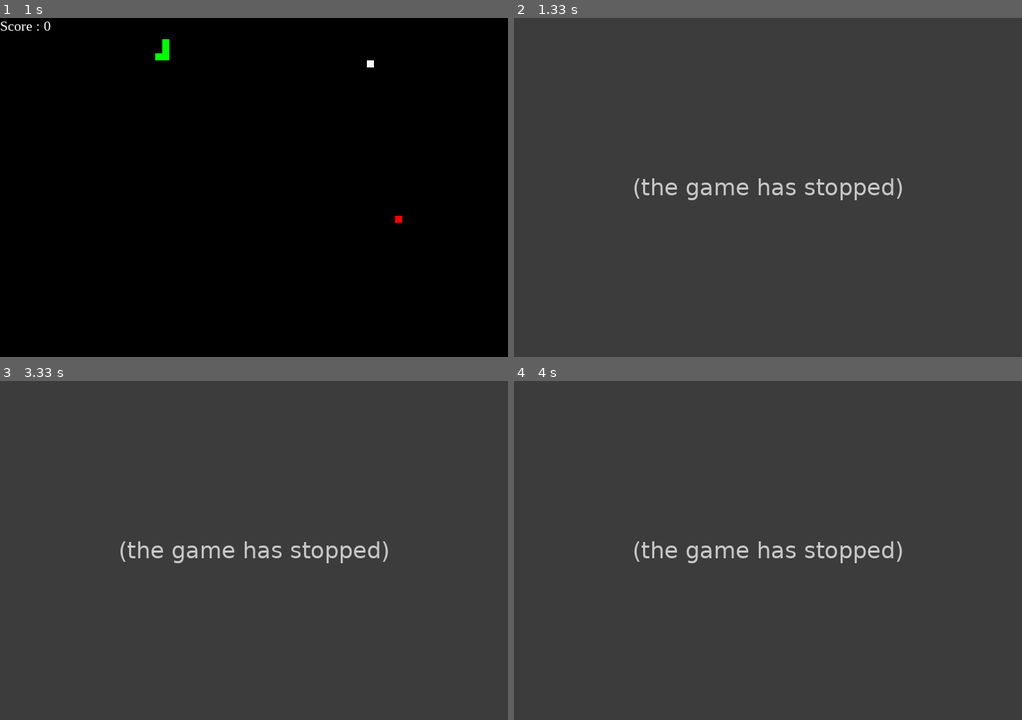
Above: before the commit, frames 1-4 (two rows, left to right).
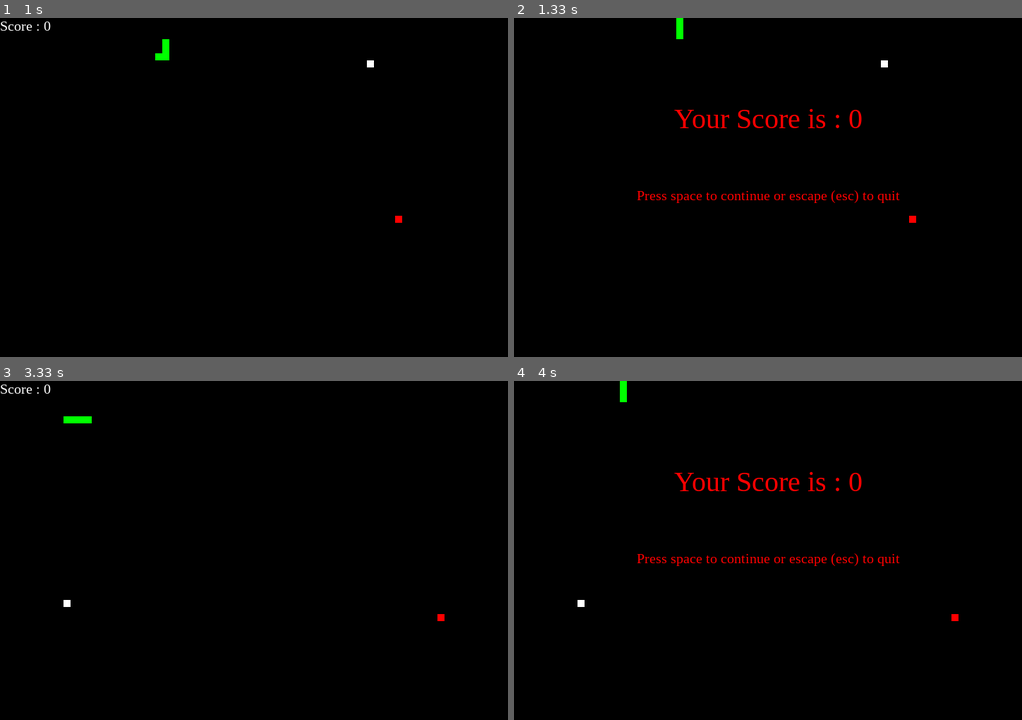
Above: after the commit, the same moments.

Repository: yarroww07/Pygame-based-Snake
Game: pygame game, started from tester.py
Same seed, same stepped clock (60 frames per second), same inputs: the game is played once before the commit and once after it.
Inputs:
- Up to frame 1 (1 s): hold Up from 0.83 s (still down)
- Up to frame 2 (1.33 s): release Up at 1.3 s
- Up to frame 3 (3.33 s): tap Space at 3.17 s
- Up to frame 4 (4 s): hold Up 3.5-3.87 s

Frame 1 is identical in both runs. In frame 2, 100% of the frame differs, in the area x 0-100%, y 0-100%; in frame 3, 100%; in frame 4, 100%.
Before the commit the program exited at 1.2 s; later frames show no game.

Commit message:
menu at end
i set a menu at the end so the player can either keep playing the game or choose to quit it

Diff:
--- a/tester.py
+++ b/tester.py
@@ -3,6 +3,7 @@
 import time
 import random
 
+player_decision_to_continue = False
 
 snake_speed = 15
 
@@ -17,6 +18,7 @@
 green = pygame.Color(0, 255, 0)
 blue = pygame.Color(0, 0, 255)
 
+
 # Initialising pygame
 pygame.init()
 
@@ -27,15 +29,13 @@
 # FPS (frames per second) controller
 fps = pygame.time.Clock()
 
+
 # defining snake default position
 snake_position = [100, 50]
 
 # defining first 4 blocks of snake body
-snake_body = [[100, 50],
-              [90, 50],
-              [80, 50],
-              [70, 50]
-              ]
+snake_body = [[100, 50], [90, 50], [80, 50], [70, 50]]
+
 # fruit position
 fruit_position = [random.randrange(1, (window_x//10)) * 10,
                   random.randrange(1, (window_y//10)) * 10]
@@ -79,41 +79,62 @@
 def game_over():
 
     # creating font object my_font
-    my_font = pygame.font.SysFont('times new roman', 50)
+    my_font = pygame.font.SysFont('times new roman', 40)
+    font = pygame.font.SysFont('times new roman', 20)
 
     # creating a text surface on which text
     # will be drawn
-    game_over_surface = my_font.render(
-        'Your Score is : ' + str(score), True, red)
+
+    if score >=0:
+        game_over_surface = my_font.render(
+            'Your Score is : ' + str(score), True, red)
+        # print the instructions if you want to continue playing
+        menu_instruction = font.render(
+            'Press space to continue or escape (esc) to quit',True, red)
+   #will print zero if score is negative, since score cant be negative
+    else:
+        game_over_surface = my_font.render(
+            'Your Score is : ' + '0', True, red)
+        menu_instruction = font.render(
+            'Press space to continue or escape (esc) to quit', True, red)
 
     # create a rectangular object for the text
     # surface object
     game_over_rect = game_over_surface.get_rect()
+    #creates the menu rectangle so it doesnt overlap the game over score
+    menu_instruction_rect = menu_instruction.get_rect()
 
     # setting position of the text
     game_over_rect.midtop = (window_x/2, window_y/4)
+    #defines how big we want the window to be
+    menu_instruction_rect.midtop= (window_x/2 , window_y/2)
+
 
     # blit will draw the text on screen
     game_window.blit(game_over_surface, game_over_rect)
+    #without this the menu instructions will not be shown
+    game_window.blit(menu_instruction , menu_instruction_rect)
     pygame.display.flip()
 
     # after 2 seconds we will quit the program
-   #time.sleep(2)
-
-    # deactivating pygame library
-   #while running:
-     #for event in pygame.event.get():
-          # if event.type == pygame.KEYDOWN:
-#               if event.key == pygame.K_SPACE:
-         #          running =True
-     #          if event.key == pygame.K_ESCAPE:
-      #             running = False
-         #          pygame.quit()
-
-  #ygame.quit()
-
-    # quit the program
-    quit()
+    time.sleep(2)
+
+    #this is to let the player loop the game or quit
+
+
+    for event in pygame.event.get():
+
+        if event.type == pygame.KEYDOWN:
+            if event.key == pygame.K_SPACE:
+                #changes the players choice to true so the loop at line 211
+                #will reset the game
+                return True
+
+            #kicks the player out of the program
+            if event.key == pygame.K_ESCAPE:
+                     pygame.quit()
+                     quit()
+
 
 while True:
 
@@ -185,14 +206,44 @@
         pygame.draw.rect(game_window, red, pygame.Rect(poison_position[0], poison_position[1], 10, 10))
 
     if score < 0:
-        game_over()
+        player_decision_to_continue = game_over()
+
     if snake_position[0] < 0 or snake_position[0] > window_x-10:
-        game_over()
+        player_decision_to_continue = game_over()
+
     if snake_position[1] < 0 or snake_position[1] > window_y-10:
-        game_over()
+        player_decision_to_continue = game_over()
+
     for block in snake_body[1:]:
         if snake_position[0] == block[0] and snake_position[1] == block[1]:
-            game_over()
+            player_decision_to_continue = game_over()
+
+    if player_decision_to_continue:
+        # putting back snake into starting position
+        snake_position = [100, 50]
+
+        # defining first 4 blocks of snake body
+        snake_body = [[100, 50], [90, 50], [80, 50], [70, 50]]
+
+        # fruit position
+        fruit_position = [random.randrange(1, (window_x//10)) * 10,
+                          random.randrange(1, (window_y//10)) * 10]
+
+        fruit_spawn = True
+
+        poison_position = [random.randrange(1, (window_x//10))*10,
+                           random.randrange(1, (window_y//10))*10]
+
+        poison_spawn = True
+
+        # setting default snake direction towards
+        # right
+        direction = 'RIGHT'
+        change_to = direction
+
+        # initial score
+        score = 0
+        player_decision_to_continue = False
 
     show_score(1, white, 'times new roman', 20)
     pygame.display.update()
